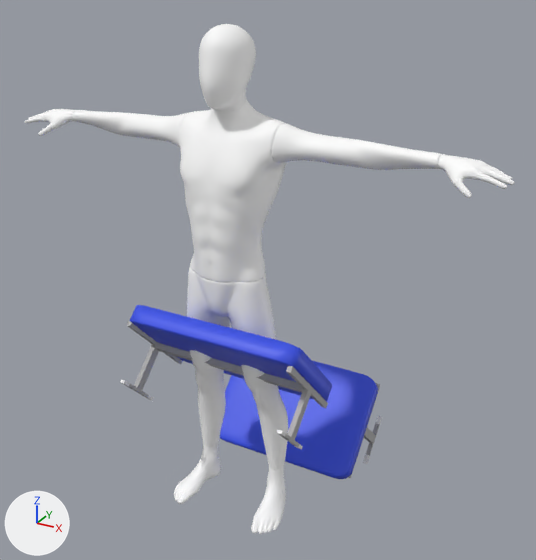
Renders of the glTF model models/extension_gluteos.glb from each side of a commit.
Camera for both pictures: a 50 mm camera at (1.24, -2.01, 1.96) aimed at (0.01, 0.24, 0.84). Lighting does not change. The marker at lower left points along +X, +Y and +Z. Where no turn or scale is listed for an object, it has been applied to the vertices.

Script lines for the objects in view, before the commit:
```python
mat_monigote = principled_material('MONIGOTE')
mat_monigote.base_color = (1.0, 1.0, 1.0)  # white #ffffff
me_mesh_001 = bpy.data.meshes.new('Mesh.001')
me_mesh_001.from_pydata(...)  # 14442 vertices, 28880 faces; spans x -0.89..0.89, y -0.17..0.11, z 0.0..1.77
me_mesh_001.materials.append(mat_monigote)  # white #ffffff
me_roundcube_002 = bpy.data.meshes.new('Roundcube.002')
me_roundcube_002.from_pydata(...)  # 240 vertices, 432 faces; spans x -0.416..0.247, y -0.204..0.223, z -0.194..0.221
# faces by material slot: [300, 84, 48]
me_roundcube_002.materials.append(mat_material_003)  # blue #364fe7
me_roundcube_002.materials.append(mat_material_004)  # grey #a7a7a7
me_roundcube_002.materials.append(mat_material_005)  # white #e7e7e7
me_roundcube_003 = bpy.data.meshes.new('Roundcube.003')
me_roundcube_003.from_pydata(...)  # 240 vertices, 432 faces; spans x -0.61..0.36, y -0.87..0.98, z -5.96..5.48
# faces by material slot: [300, 84, 48]
me_roundcube_003.materials.append(mat_material_001)  # blue #364fe7
me_roundcube_003.materials.append(mat_material_002)  # grey #a7a7a7
me_roundcube_003.materials.append(mat_material)  # white #e7e7e7
ob_ch36 = bpy.data.objects.new('Ch36', me_mesh_001)
ob_ch36.location = (0.0, 0.0, 0.0)
ob_roundcube_002 = bpy.data.objects.new('Roundcube.002', me_roundcube_003)
ob_roundcube_002.location = (0.088, -0.068, 0.627)
ob_roundcube_002.scale = (0.679, 0.225, 0.0374)
ob_roundcube_003 = bpy.data.objects.new('Roundcube.003', me_roundcube_002)
ob_roundcube_003.location = (0.088, 0.497, 0.084)
```
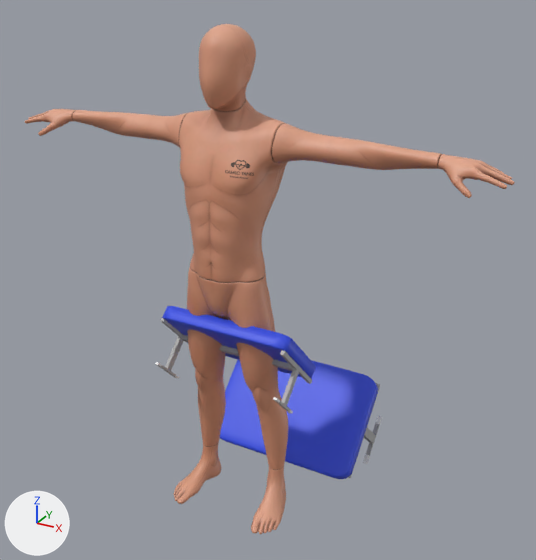
Pixel boxes (x1, y1, x2, y2) of what changed, in the pictures (536 x 560 px):
'Ch36', surface changed (white to brown)
    both: (25, 24, 515, 534)
'Roundcube.002', moved, rescaled (24% narrower, 25% shorter)
    before: (120, 305, 333, 449)
    after: (155, 306, 316, 414)

The change in detail:
Picture 'CAMILO TORSO' (img_camilo_torso) is new.
In material 'MONIGOTE' (mat_monigote), base_color is no longer (1.0, 1.0, 1.0), white #ffffff.
In material 'MONIGOTE' (mat_monigote), texture is now set to img_camilo_torso.
Object 'Roundcube.002' (ob_roundcube_002) moves from (0.088, -0.068, 0.627) to (0.083, -0.028, 0.668).
Object 'Roundcube.002' (ob_roundcube_002) is rescaled from (0.679, 0.225, 0.0374) to (0.514, 0.17, 0.0283).
